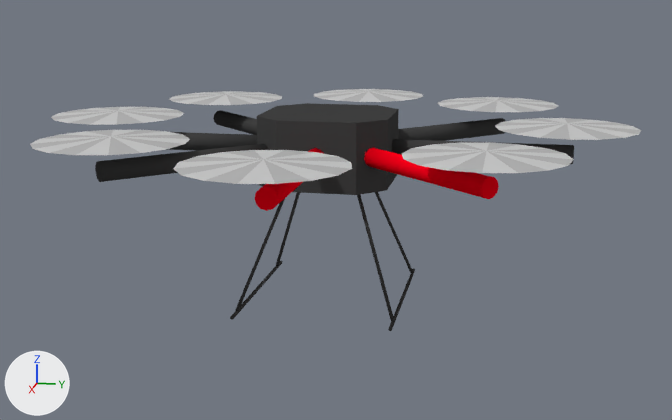
Before and after pictures for a commit that changed the Blender file hector_octorotor_description/meshes/octorotor/blender/octorotor_base.blend.
Before and after are seen from a 50 mm camera at (1.061, 0.22, 0.188) aimed at (0.006, 0.009, -0.075). The lights are fixed; the arrows at lower left show +X, +Y and +Z.

Objects in the first picture: 'MainBody.002', 'MainBody.003', 'MainBody.008', 'MainBody.010', 'MainBody.011', 'MainBody.014', 'MainBody.015', 'MainBody.016', 'MainBody.018', 'MainBody.019', 'MainBody.020', 'MainBody.021', 'MainBody.022'.
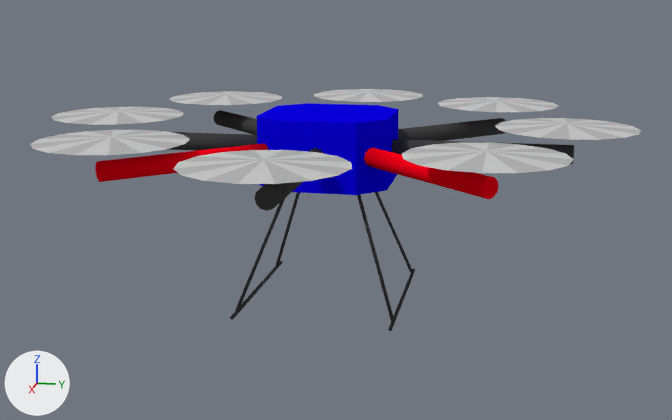
Commit message: Final fixes for octorotor_base

Boxes (x1, y1, x2, y2) around the edits, measured in the pictures (672 x 420 px):
'MainBody.002', recoloured (black to blue)
    both: (257, 103, 399, 195)
'MainBody.020', recoloured (black to red)
    both: (95, 143, 269, 182)
'MainBody.003', recoloured (red to black)
    both: (255, 148, 324, 211)

What changed in the scene script:
```text
Add mat_bodyblue:
    mat_bodyblue = diffuse_material('BodyBlue')
    mat_bodyblue.base_color = (0.00272, 0.0, 0.8)  # blue #0900e7
Change me_cube_020:
    where me_cube_020.from_pydata(...)  # 26 vertices, 48 faces; spans x -0.08..0.08, y -2.08..-0.56, z -0.08..0.08
    remove me_cube_020.materials.append(mat_bodydark)  # black #424242
    add me_cube_020.materials.append(mat_bodydark_001)  # red #ff001a
Change me_cube_003:
    where me_cube_003.from_pydata(...)  # 26 vertices, 48 faces; spans x 0.56..2.08, y -0.08..0.08, z -0.08..0.08
    remove me_cube_003.materials.append(mat_bodydark_001)  # red #ff001a
    add me_cube_003.materials.append(mat_bodydark)  # black #424242
Change me_cube_002:
    where me_cube_002.from_pydata(...)  # 16 vertices, 28 faces; spans x -0.562..0.562, y -0.562..0.562, z -0.299..0.299
    remove me_cube_002.materials.append(mat_bodydark)  # black #424242
    add me_cube_002.materials.append(mat_bodyblue)  # blue #0900e7
```
